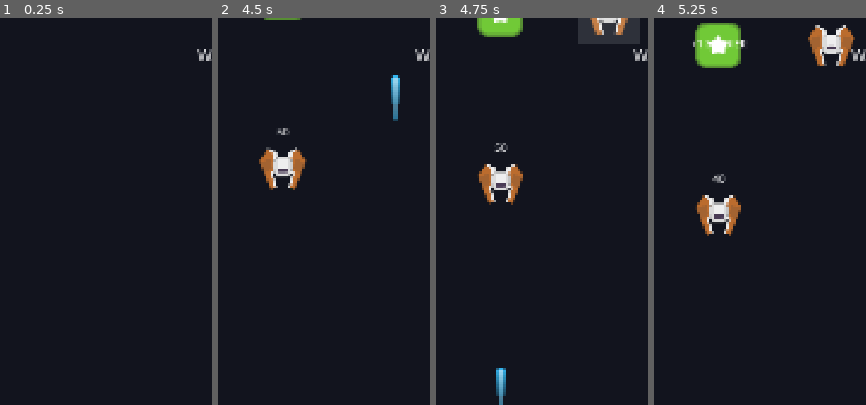
Above: before the commit, frames 1-4 (left to right).
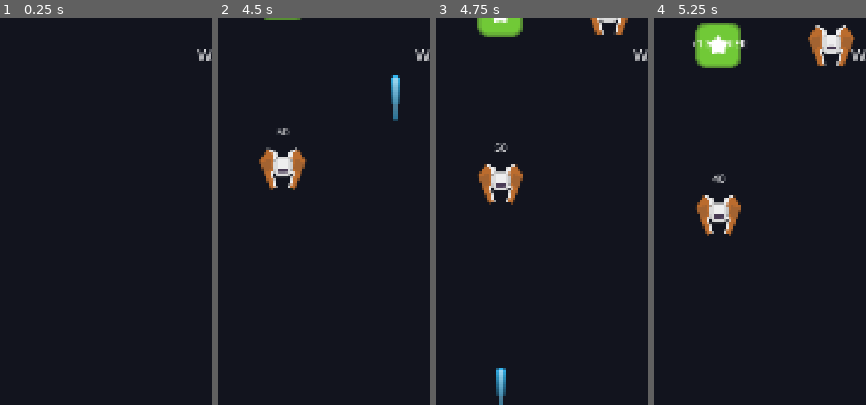
Above: after the commit, the same moments.

Repository: ScriptByFei/kernwerk-godot
Game: Godot game, scene res://scenes/game/game.tscn
The game is run twice, just before and just after one commit, with the same random seed, the same clock (stepped at 60 frames per second) and the same inputs.
Inputs (mouse positions are % of the whole screen's width and height, from its top left):
- Up to frame 1 (0.25 s): no input
- Up to frame 2 (4.5 s): tap Enter at 0.5 s; move the mouse to (73, 46) at 0.52 s; hold D (lane_right) 0.53-1.25 s; hold 1 (lane_1) 0.53-1.25 s; click (73, 46) at 0.67 s; drag from (29, 57) to (45, 72) at 1.27 s; move the mouse to (61, 29) at 2.02 s; hold D (lane_right) 2.03-2.75 s; hold 3 (lane_3) 2.03-2.75 s; drag from (45, 72) to (18, 36) at 2.77 s; move the mouse to (82, 67) at 3.52 s; hold A (lane_left) 3.53-4.25 s; hold 2 (lane_2) 3.53-4.25 s; drag from (18, 36) to (34, 26) at 4.27 s
- Up to frame 3 (4.75 s): no input
- Up to frame 4 (5.25 s): move the mouse to (55, 52) at 5.02 s; hold A (lane_left) from 5.03 s (still down); hold 1 (lane_1) from 5.03 s (still down); click (55, 52) at 5.17 s
The pictures show only the part of the screen within x 35-85%, y 0-50%; the shares and areas given below are measured in that part.

Frames 1-2 are identical in both runs. In frame 3, 1.7% of the frame differs, in the area x 66-97%, y 0-7%; in frame 4, nothing differs.

Commit message:
fix: hit feedback = wobble only, no white flash (playtest feedback)

Diff:
--- a/scripts/enemies/enemy.gd
+++ b/scripts/enemies/enemy.gd
@@ -11,7 +11,6 @@
 var enemy_type := EnemyArchetypeData.GRUNT
 var score_reward := 10
 
-var _flash_rect: Polygon2D
 var _hp_label: Label
 var _wobble_tween: Tween
 var _sprite
@@ -123,18 +122,8 @@
 		_hit_feedback()
 
 func _hit_feedback() -> void:
-	# Sanftes Feedback: kurzer Weiß-Blitz + leichtes Wackeln — kein "MISS"/kein hartes Label
-	if _flash_rect == null:
-		_flash_rect = Polygon2D.new()
-		_flash_rect.color = Color(1, 1, 1, 0.0)
-		var sprite_scale: Vector2 = _sprite.scale
-		var half_size := Vector2.ONE * ANIMATION_FRAME_SIZE * sprite_scale * 0.5
-		_flash_rect.polygon = PackedVector2Array([Vector2(-half_size.x, -half_size.y), Vector2(half_size.x, -half_size.y), Vector2(half_size.x, half_size.y), Vector2(-half_size.x, half_size.y)])
-		add_child(_flash_rect)
-	# Blitz: kurz aufblitzen und ausfaden
-	_flash_rect.color = Color(1, 1, 1, 0.55)
-	var t := create_tween()
-	t.tween_property(_flash_rect, "color:a", 0.0, 0.15)
+	# Sanftes Feedback: nur Wackeln — KEIN Weiß-Blitz über dem ganzen Sprite
+	# (Timo-Playtest: Blitz wirkt zu hart, Wackeln reicht).
 	# Wackeln UM DIE AKTUELLE POSITION — kein Sprung zu x=0 (das war der "nach links weg"-Bug)
 	if _wobble_tween and _wobble_tween.is_valid():
 		_wobble_tween.kill()
--- a/tests/phase9_anim_test.gd
+++ b/tests/phase9_anim_test.gd
@@ -19,7 +19,7 @@
 	var grunt_sprite := grunt.get_node_or_null("Sprite") as AnimatedSprite2D
 	_check(grunt_sprite != null and grunt_sprite.sprite_frames.get_frame_count("idle") == 2 and grunt_sprite.is_playing(), "Grunt nutzt spielende Idle-Animation")
 	grunt._hit_feedback()
-	_check(grunt._flash_rect != null, "Hit-Feedback funktioniert mit AnimatedSprite2D")
+	_check(grunt._wobble_tween != null and grunt._wobble_tween.is_valid(), "Hit-Feedback = Wackeln (kein Flash)")
 
 	var boss := Enemy.new()
 	boss.configure(1, 600, 0.0, true, EnemyArchetypeData.BOSS)
